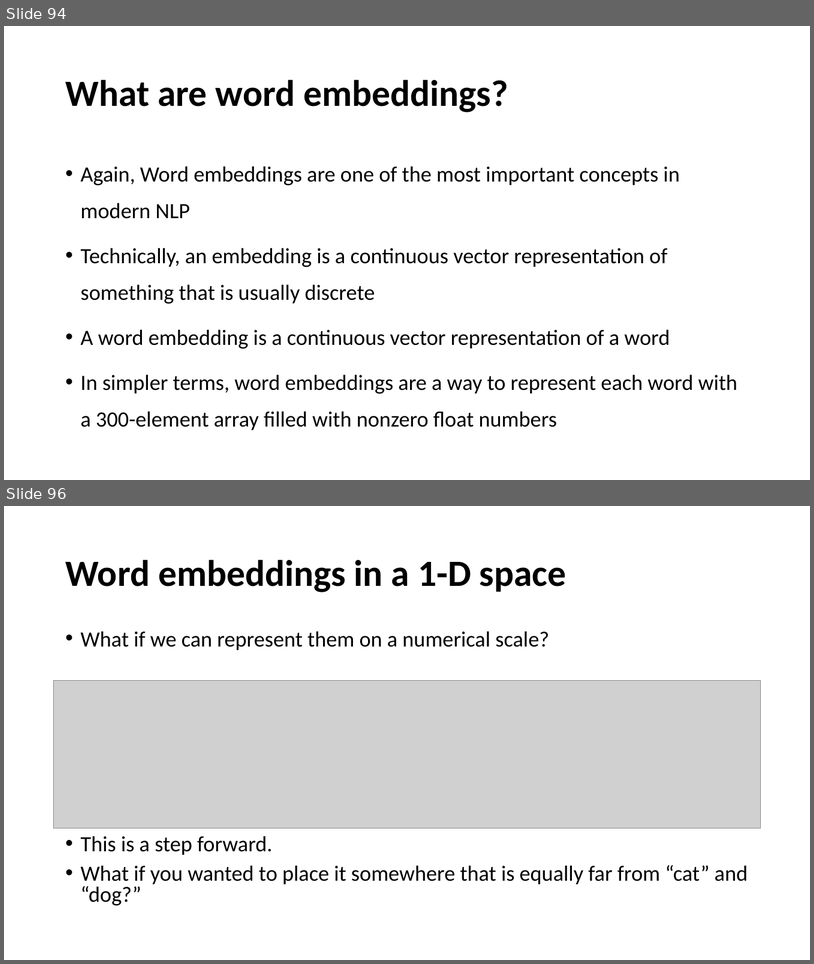
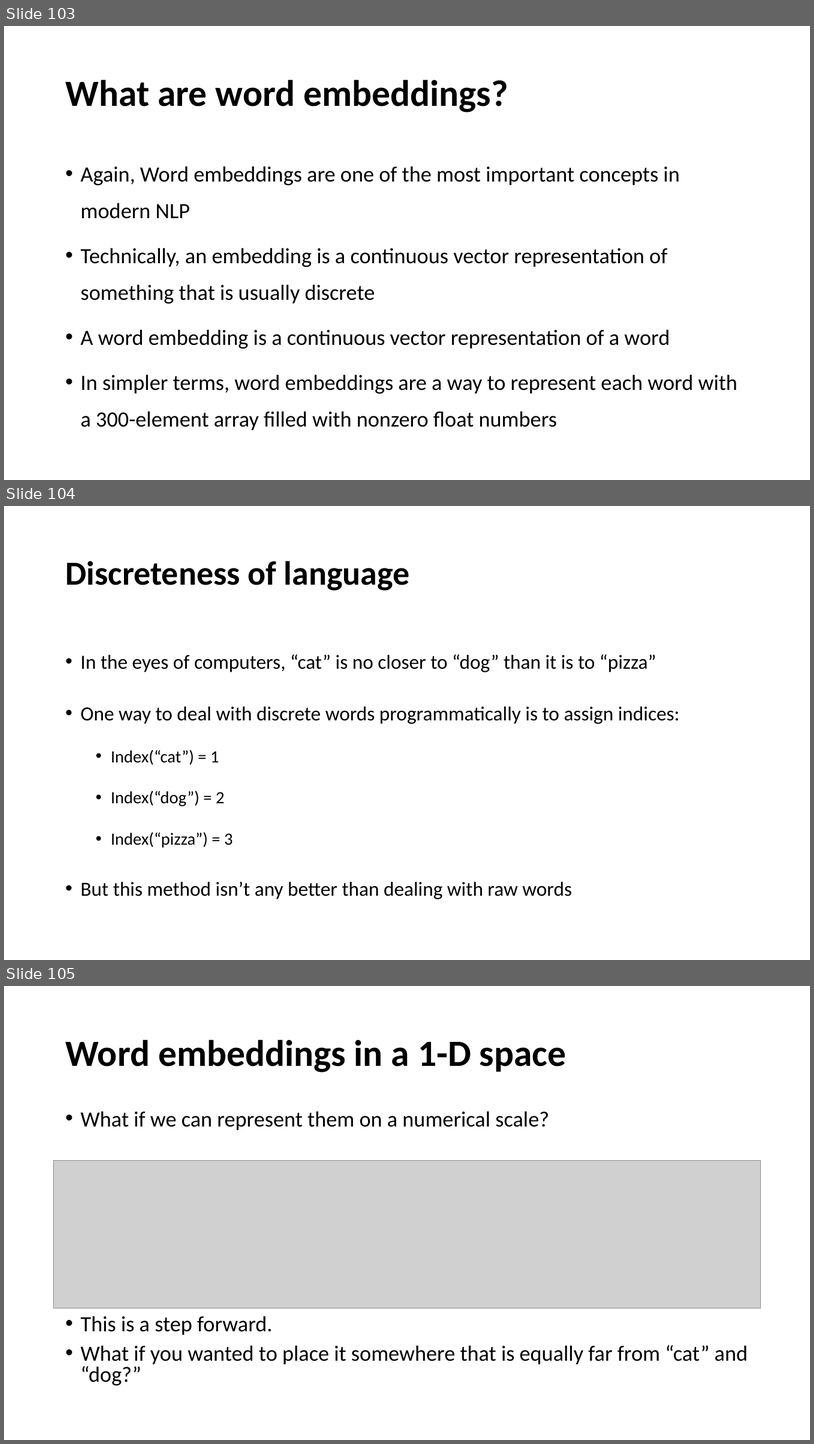
Before and after one commit to YeabinMoonEcon/BUS211, a slide deck: BUS243_NLP/lecture_notes/Lecture6_2.pptx. Shown one above the other, each under a label of ours: slides 94 and 96 before the commit, slides 103, 104 and 105 after it; the slides between them are not shown. The pictures are 814x964 and 814x1444 pixels, drawn with LibreOffice and Linux fonts; fonts in the diff are those of the drawing; grey boxes stand for pictures. Boxes give left, top, right and bottom in pixels: in the first picture for what was removed or moved away, otherwise in the second. Text is boxed around its words. In the diff, an @@ line names an element or a change of style, - is before the commit and + after.

```diff
--- a/BUS243_NLP/lecture_notes/Lecture6_2.pptx
+++ b/BUS243_NLP/lecture_notes/Lecture6_2.pptx
@@ slide 104 added at (4,506,810,960), background #FFFFFF @@
@@ title added at (65,561,410,591), 40 pt, text #000000, bold @@
+Discreteness of language
@@ text added at (81,654,680,899), 23.8 pt, text #000000 @@
+• In the eyes of computers, “cat” is no closer to “dog” than it is to “pizza”
+• One way to deal with discrete words programmatically is to assign indices:
+  • Index(“cat”) = 1
+  • Index(“dog”) = 2
+  • Index(“pizza”) = 3
+• But this method isn’t any better than dealing with raw words
@@ what was slide 94 is now slide 103 @@
@@ what was slide 96 is now slide 105 @@
```
Also in this commit, not shown: 5 slides changed, 9 other slides added, 1 slide removed, 4 other files.
